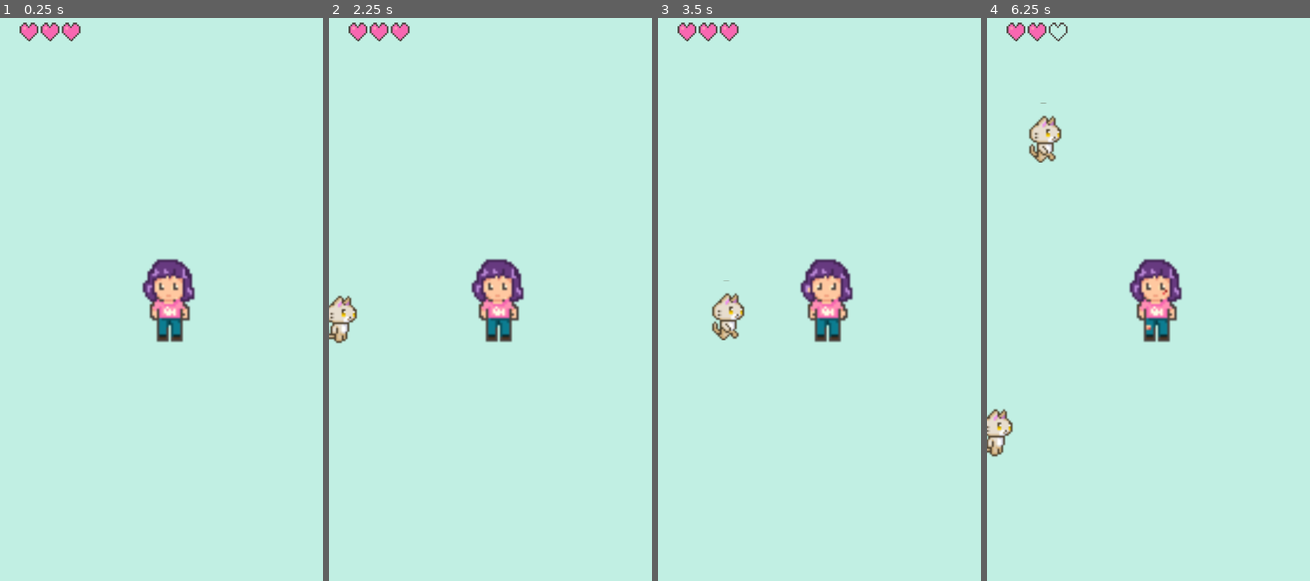
Above: before the commit, frames 1-4 (left to right).
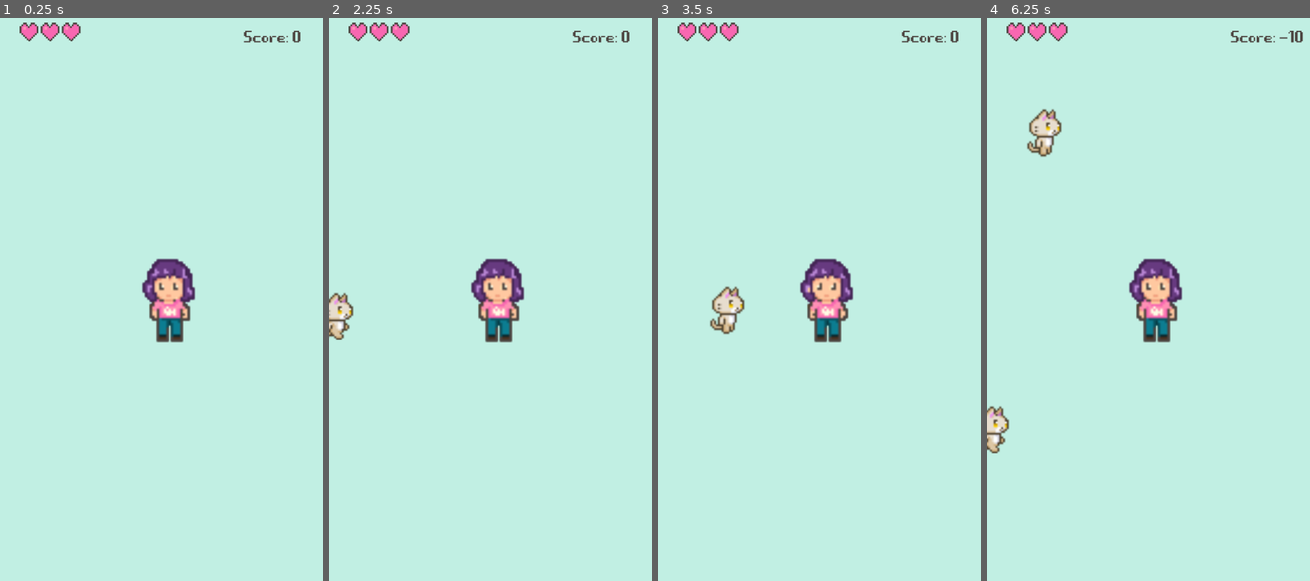
Above: after the commit, the same moments.

Repository: melissahuertadev/gatacos-game
Game: Godot game, scene res://scenes/Main.tscn
The game is run twice, just before and just after one commit, with the same random seed, the same clock (stepped at 60 frames per second) and the same inputs.
Inputs (mouse positions are in pixels of both pictures, inside the frame that each line leads up to):
- Up to frame 1 (0.25 s): no input
- Up to frame 2 (2.25 s): tap Enter at 0.5, 2 s; move the mouse to (571, 271) at 0.52 s; click (571, 271) at 0.67 s; tap Space at 1.25 s; move the mouse to (429, 333) at 1.27 s; click (429, 333) at 1.42 s; move the mouse to (532, 170) at 2.02 s; click (532, 170) at 2.17 s
- Up to frame 3 (3.5 s): move the mouse to (809, 423) at 2.77 s; click (809, 423) at 2.92 s
- Up to frame 4 (6.25 s): move the mouse to (1258, 395) at 3.52 s; click (1258, 395) at 3.67 s; move the mouse to (1054, 215) at 4.27 s; click (1054, 215) at 4.42 s; move the mouse to (1171, 305) at 5.02 s; click (1171, 305) at 5.17 s; move the mouse to (1106, 153) at 5.77 s; click (1106, 153) at 5.92 s

The runs differ from the first frame. In frame 1, 0.4% of the frame differs, in the area x 44-94%, y 2-58%; in frame 2, 0.9%; in frame 3, 1.1%; in frame 4, 1.7%, in the area x 0-98%, y 1-79%.

Commit message:
✅ Que el boss se mueva desde un borde aleatorio. ✅ Que tenga animaciones. ✅ Que desaparezca al tocar al player y le quite una vida. ✅ Que solo aparezca cuando llegas a 100 puntos...

Diff:
--- a/project.godot
+++ b/project.godot
@@ -17,7 +17,7 @@
 
 [autoload]
 
-GameManager="*res://scripts/GameManager.gd"
+GameManager="*res://scenes/GameManager.tscn"
 
 [display]
 
--- /dev/null
+++ b/scenes/GameManager.tscn
@@ -0,0 +1,8 @@
+[gd_scene load_steps=3 format=3 uid="uid://bc7yjjjbhkcy1"]
+
+[ext_resource type="Script" uid="uid://x4d7j7qhmn4k" path="res://scripts/GameManager.gd" id="1_34tde"]
+[ext_resource type="PackedScene" uid="uid://bm8fmo2nny8ly" path="res://scenes/enemies/BossEnemy.tscn" id="2_qppyr"]
+
+[node name="GameManager" type="Node2D"]
+script = ExtResource("1_34tde")
+boss_scene = ExtResource("2_qppyr")
--- a/scenes/Main.tscn
+++ b/scenes/Main.tscn
@@ -1,15 +1,32 @@
-[gd_scene load_steps=6 format=3 uid="uid://dau4hsak6vsv"]
+[gd_scene load_steps=10 format=3 uid="uid://dau4hsak6vsv"]
 
 [ext_resource type="Script" uid="uid://cfaqekgvlgru4" path="res://scripts/Main.gd" id="1_rvslj"]
 [ext_resource type="PackedScene" uid="uid://b1ald783aym4l" path="res://scenes/Player.tscn" id="2_0bbpv"]
 [ext_resource type="Texture2D" uid="uid://bxrgwt5vx0qp8" path="res://assets/lives/heart_full.png" id="3_0bbpv"]
+[ext_resource type="PackedScene" uid="uid://bc7yjjjbhkcy1" path="res://scenes/GameManager.tscn" id="3_nxtc6"]
 [ext_resource type="Script" uid="uid://vn4xgx7u0281" path="res://scripts/UIManager.gd" id="3_rarhs"]
 [ext_resource type="Texture2D" uid="uid://c4mg6745puosb" path="res://assets/lives/heart_empty.png" id="5_vcsgt"]
+[ext_resource type="FontFile" uid="uid://b463klon7e8k5" path="res://assets/fonts/game_over.ttf" id="6_c01mt"]
+
+[sub_resource type="LabelSettings" id="LabelSettings_vcsgt"]
+line_spacing = 2.0
+font = ExtResource("6_c01mt")
+font_size = 400
+font_color = Color(0.776471, 0.0862745, 0.411765, 1)
+outline_size = 20
+
+[sub_resource type="LabelSettings" id="LabelSettings_c01mt"]
+line_spacing = 1.0
+font = ExtResource("6_c01mt")
+font_size = 88
+font_color = Color(0.298039, 0.266667, 0.25098, 1)
 
 [node name="Main" type="Node2D"]
 script = ExtResource("1_rvslj")
 
 [node name="Player" parent="." instance=ExtResource("2_0bbpv")]
+
+[node name="GameManager" parent="." instance=ExtResource("3_nxtc6")]
 
 [node name="EnemySpawnTimer" type="Timer" parent="."]
 wait_time = 2.0
@@ -39,4 +56,32 @@
 layout_mode = 2
 stretch_mode = 2
 
+[node name="GameOverLabel" type="Label" parent="UI"]
+visible = false
+anchors_preset = 15
+anchor_right = 1.0
+anchor_bottom = 1.0
+offset_top = -20.0
+offset_bottom = -20.0
+grow_horizontal = 2
+grow_vertical = 2
+text = "GAME
+OVER"
+label_settings = SubResource("LabelSettings_vcsgt")
+horizontal_alignment = 1
+vertical_alignment = 1
+
+[node name="ScoreLabel" type="Label" parent="UI"]
+anchors_preset = 15
+anchor_right = 1.0
+anchor_bottom = 1.0
+offset_left = 518.0
+offset_top = 42.0
+offset_right = -42.0
+offset_bottom = -1173.0
+grow_horizontal = 2
+grow_vertical = 2
+text = "Score: 0"
+label_settings = SubResource("LabelSettings_c01mt")
+
 [connection signal="timeout" from="EnemySpawnTimer" to="." method="_on_enemy_spawn_timer_timeout"]
--- /dev/null
+++ b/scenes/enemies/BossEnemy.tscn
@@ -0,0 +1,160 @@
+[gd_scene load_steps=21 format=3 uid="uid://bm8fmo2nny8ly"]
+
+[ext_resource type="Script" uid="uid://djbgosysebqmv" path="res://scripts/BossEnemy.gd" id="1_6g7ay"]
+[ext_resource type="Texture2D" uid="uid://co0xdahbbktxq" path="res://assets/characters/cats/pipo-nekonin027.png" id="2_4euck"]
+[ext_resource type="Texture2D" uid="uid://cqrf64bjkyxa7" path="res://assets/characters/cats/pipo-nekonin001.png" id="3_6ic8t"]
+
+[sub_resource type="AtlasTexture" id="AtlasTexture_tbicw"]
+atlas = ExtResource("2_4euck")
+region = Rect2(0, 99, 32, 29)
+
+[sub_resource type="AtlasTexture" id="AtlasTexture_2i4aa"]
+atlas = ExtResource("2_4euck")
+region = Rect2(32, 99, 32, 29)
+
+[sub_resource type="AtlasTexture" id="AtlasTexture_enisx"]
+atlas = ExtResource("2_4euck")
+region = Rect2(64, 99, 32, 29)
+
+[sub_resource type="AtlasTexture" id="AtlasTexture_1x41e"]
+atlas = ExtResource("2_4euck")
+region = Rect2(0, 67, 32, 29)
+
+[sub_resource type="AtlasTexture" id="AtlasTexture_1e56d"]
+atlas = ExtResource("2_4euck")
+region = Rect2(32, 67, 32, 29)
+
+[sub_resource type="AtlasTexture" id="AtlasTexture_qtybv"]
+atlas = ExtResource("2_4euck")
+region = Rect2(64, 67, 32, 29)
+
+[sub_resource type="AtlasTexture" id="AtlasTexture_c0244"]
+atlas = ExtResource("2_4euck")
+region = Rect2(0, 35, 32, 29)
+
+[sub_resource type="AtlasTexture" id="AtlasTexture_yccs1"]
+atlas = ExtResource("2_4euck")
+region = Rect2(32, 35, 32, 29)
+
+[sub_resource type="AtlasTexture" id="AtlasTexture_jgou7"]
+atlas = ExtResource("2_4euck")
+region = Rect2(64, 35, 32, 29)
+
+[sub_resource type="AtlasTexture" id="AtlasTexture_6g7ay"]
+atlas = ExtResource("2_4euck")
+region = Rect2(0, 3, 32, 29)
+
+[sub_resource type="AtlasTexture" id="AtlasTexture_4euck"]
+atlas = ExtResource("2_4euck")
+region = Rect2(32, 3, 32, 29)
+
+[sub_resource type="AtlasTexture" id="AtlasTexture_6ic8t"]
+atlas = ExtResource("2_4euck")
+region = Rect2(64, 3, 32, 29)
+
+[sub_resource type="AtlasTexture" id="AtlasTexture_mpr68"]
+atlas = ExtResource("3_6ic8t")
+region = Rect2(34, 69, 28, 27)
+
+[sub_resource type="AtlasTexture" id="AtlasTexture_55jtl"]
+atlas = ExtResource("3_6ic8t")
+region = Rect2(4, 69, 28, 27)
+
+[sub_resource type="AtlasTexture" id="AtlasTexture_ft8do"]
+atlas = ExtResource("3_6ic8t")
+region = Rect2(64, 69, 28, 27)
+
+[sub_resource type="SpriteFrames" id="SpriteFrames_it62q"]
+animations = [{
+"frames": [{
+"duration": 1.0,
+"texture": SubResource("AtlasTexture_tbicw")
+}, {
+"duration": 1.0,
+"texture": SubResource("AtlasTexture_2i4aa")
+}, {
+"duration": 1.0,
+"texture": SubResource("AtlasTexture_enisx")
+}],
+"loop": true,
+"name": &"boss_enemy_bottom",
+"speed": 4.0
+}, {
+"frames": [{
+"duration": 1.0,
+"texture": SubResource("AtlasTexture_1x41e")
+}, {
+"duration": 1.0,
+"texture": SubResource("AtlasTexture_1e56d")
+}, {
+"duration": 1.0,
+"texture": SubResource("AtlasTexture_qtybv")
+}],
+"loop": true,
+"name": &"boss_enemy_left",
+"speed": 4.0
+}, {
+"frames": [{
+"duration": 1.0,
+"texture": SubResource("AtlasTexture_c0244")
+}, {
+"duration": 1.0,
+"texture": SubResource("AtlasTexture_yccs1")
+}, {
+"duration": 1.0,
+"texture": SubResource("AtlasTexture_jgou7")
+}],
+"loop": true,
+"name": &"boss_enemy_right",
+"speed": 4.0
+}, {
+"frames": [{
+"duration": 1.0,
+"texture": SubResource("AtlasTexture_6g7ay")
+}, {
+"duration": 1.0,
+"texture": SubResource("AtlasTexture_4euck")
+}, {
+"duration": 1.0,
+"texture": SubResource("AtlasTexture_6ic8t")
+}],
+"loop": true,
+"name": &"boss_enemy_top",
+"speed": 4.0
+}, {
+"frames": [{
+"duration": 1.0,
+"texture": SubResource("AtlasTexture_mpr68")
+}, {
+"duration": 1.0,
+"texture": SubResource("AtlasTexture_55jtl")
+}, {
+"duration": 1.0,
+"texture": SubResource("AtlasTexture_ft8do")
+}],
+"loop": true,
+"name": &"enemie_left",
+"speed": 4.0
+}]
+
+[sub_resource type="RectangleShape2D" id="RectangleShape2D_3gvst"]
+size = Vector2(93, 110)
+
+[node name="BossEnemy" type="Area2D"]
+script = ExtResource("1_6g7ay")
+direction_from = null
+health = null
+speed = null
+direction = null
+
+[node name="AnimatedSprite2D" type="AnimatedSprite2D" parent="."]
+scale = Vector2(4, 4)
+sprite_frames = SubResource("SpriteFrames_it62q")
+animation = &"boss_enemy_top"
+frame_progress = 0.152897
+
+[node name="CollisionShape2D" type="CollisionShape2D" parent="."]
+position = Vector2(-9.5, 4)
+shape = SubResource("RectangleShape2D_3gvst")
+
+[connection signal="area_entered" from="." to="." method="_on_area_entered"]
--- a/scenes/Enemy.tscn
+++ b/scenes/enemies/Enemy.tscn
@@ -3,33 +3,33 @@
 [ext_resource type="Texture2D" uid="uid://cqrf64bjkyxa7" path="res://assets/characters/cats/pipo-nekonin001.png" id="1_05ci2"]
 [ext_resource type="Script" uid="uid://b1424mup2233j" path="res://scripts/Enemy.gd" id="1_55jtl"]
 
-[sub_resource type="AtlasTexture" id="AtlasTexture_yvfbp"]
+[sub_resource type="AtlasTexture" id="AtlasTexture_mpr68"]
 atlas = ExtResource("1_05ci2")
-region = Rect2(0, 64, 32, 32)
+region = Rect2(34, 69, 28, 27)
 
-[sub_resource type="AtlasTexture" id="AtlasTexture_qtqmw"]
+[sub_resource type="AtlasTexture" id="AtlasTexture_55jtl"]
 atlas = ExtResource("1_05ci2")
-region = Rect2(32, 64, 32, 32)
+region = Rect2(4, 69, 28, 27)
 
-[sub_resource type="AtlasTexture" id="AtlasTexture_dffpx"]
+[sub_resource type="AtlasTexture" id="AtlasTexture_ft8do"]
 atlas = ExtResource("1_05ci2")
-region = Rect2(64, 64, 32, 32)
+region = Rect2(64, 69, 28, 27)
 
 [sub_resource type="SpriteFrames" id="SpriteFrames_it62q"]
 animations = [{
 "frames": [{
 "duration": 1.0,
-"texture": SubResource("AtlasTexture_yvfbp")
+"texture": SubResource("AtlasTexture_mpr68")
 }, {
 "duration": 1.0,
-"texture": SubResource("AtlasTexture_qtqmw")
+"texture": SubResource("AtlasTexture_55jtl")
 }, {
 "duration": 1.0,
-"texture": SubResource("AtlasTexture_dffpx")
+"texture": SubResource("AtlasTexture_ft8do")
 }],
 "loop": true,
 "name": &"left-enemie",
-"speed": 8.0
+"speed": 4.0
 }]
 
 [sub_resource type="RectangleShape2D" id="RectangleShape2D_3gvst"]
@@ -43,8 +43,7 @@
 sprite_frames = SubResource("SpriteFrames_it62q")
 animation = &"left-enemie"
 autoplay = "left-enemie"
-frame = 2
-frame_progress = 1.0
+frame_progress = 0.177916
 
 [node name="CollisionShape2D" type="CollisionShape2D" parent="."]
 position = Vector2(-1.5, 12)
--- /dev/null
+++ b/scripts/BossEnemy.gd
@@ -0,0 +1,60 @@
+extends Area2D
+
+@onready var sprite: AnimatedSprite2D = $AnimatedSprite2D
+@export var direction_from := "left" # Puede ser: "left", "right", "top", "bottom"
+@export var health: int = 5
+@export var speed: float = 80.0
+@export var direction: Vector2 = Vector2.ZERO
+
+var target: Node2D = null
+
+func _ready():
+	# print("🟣 sprite es:", sprite)
+	set_process(true)
+
+func _process(delta):
+	if target:
+		var direction = (target.global_position - global_position).normalized()
+		global_position += direction * speed * delta
+#	else:
+#		print("❌ target es null")
+
+func _input_event(viewport, event, shape_idx):
+	if event is InputEventMouseButton and event.pressed:
+		health -= 1
+		if health <= 0:
+			GameManager.add_points(100)
+			queue_free()
+
+func set_target(t: Node2D):
+	target = t
+	# print("✅ Boss target asignado: ", target)
+
+func set_spawn_direction(side: String):
+	# print('Boss viene desde:', side)
+	var screen_size = get_viewport_rect().size
+	var random_pos = 0.0
+
+	match side:
+		"left":
+			random_pos = randf_range(0, screen_size.y)
+			position = Vector2(-50, random_pos)
+			sprite.play("boss_enemy_left")
+		"right":
+			random_pos = randf_range(0, screen_size.y)
+			position = Vector2(screen_size.x + 50, random_pos)
+			sprite.play("boss_enemiyright")
+		"top":
+			random_pos = randf_range(0, screen_size.x)
+			position = Vector2(random_pos, -50)
+			sprite.play("boss_enemy_top")
+		"bottom":
+			random_pos = randf_range(0, screen_size.x)
+			position = Vector2(random_pos, screen_size.y + 50)
+			sprite.play("boss_enemy_bottom")
+
+
+func _on_area_entered(area: Area2D) -> void:
+	if area.name == "Player":
+		GameManager.reduce_life(1)
+		queue_free()
--- a/scripts/Enemy.gd
+++ b/scripts/Enemy.gd
@@ -1,10 +1,16 @@
 extends Area2D
 
-@export var speed = 100.0
+@export var base_speed: float = 100.0
+@export var speed: float =	base_speed
+@export var points: int = 50
+@export var enemy_type: int = 1 # 1: puntos, 2: quita vida
+@export var damage: int = 0 # 0: puntos, 1: vidas
+
 var direction = Vector2.ZERO
 var player_position = Vector2.ZERO
 
 func _ready():
+	update_speed()
 	 # Calcular dirección hacia el jugador, que está en el centro
 	player_position = get_viewport_rect().size / 2
 	direction = (player_position - position).normalized()
@@ -13,6 +19,9 @@
 	connect("area_entered", Callable(self, "_on_area_entered"))
 
 func _process(delta):
+	if GameManager.is_game_over:
+		return  # Detener movimiento
+
 	position += direction * speed * delta
 	# Si en el futuro se mueve:
 	# var player = get_tree().get_root().get_node("Main/Player")
@@ -21,7 +30,21 @@
 	#	position += dir * speed * delta
 
 func _on_area_entered(area):
-	if area.name == "Player":
-		print("El enemigo tocó al jugador")
-		queue_free() # el enemigo desaparece
-		area.take_damage() # el jugador recibe daño (ver paso siguiente)
+	# Enemigo colisiona con el jugador
+	if enemy_type == 1:
+		GameManager.add_points(-5)
+	elif enemy_type == 2:
+		GameManager.reduce_life()
+	queue_free() # el enemigo desaparece
+	#if area.name == "Player":
+	#	queue_free() # el enemigo desaparece
+	#	area.take_damage() # el jugador recibe daño (ver paso siguiente)
+
+func _input_event(viewport, event, shape_idx):
+	if event is InputEventMouseButton and event.pressed:
+		GameManager.add_points(points)
+		queue_free() # Enemigo destruido
+
+func update_speed():
+	var bonus = GameManager.score / 100 * 20 # Cada 100 puntos +20 de velocidad
+	speed = base_speed + bonus
--- a/scripts/GameManager.gd
+++ b/scripts/GameManager.gd
@@ -1,4 +1,12 @@
+# Guarda vidas, puntaje
+# Decide cuándo hay game_over
+# Informa si se debe spawnear el boss
+# Persiste (por ser singleton/autoload)
+
 extends Node
+
+@export var boss_scene: PackedScene
+var player: Node2D = null
 
 signal game_over
 signal lives_changed
@@ -6,15 +14,43 @@
 
 var lives := 3
 var score := 0
+var is_game_over := false
+var boss_spawned = false
 
-func reduce_life():
-	print(".... REDUCING LIFE")
-	lives -= 1
+func set_player(p):
+	player = p
+
+func reduce_life(amount: int = 1):
+	lives -= amount
+	print("❤️ Vidas restantes:", lives)
 	emit_signal("lives_changed", lives)
 
-	if lives <= 0:
+	if lives <= 0 and not is_game_over:
+		is_game_over = true
 		emit_signal("game_over")
 
-func add_score(points: int):
-	score += points
+func add_points(amount: int):
+	if is_game_over:
+		return
+
+	score += amount
 	emit_signal("score_changed", score)
+
+	if score >= 100 and not boss_spawned:
+		spawn_boss()
+		boss_spawned = true
+
+func spawn_boss():
+	if boss_scene:
+		var boss_instance = boss_scene.instantiate()
+		get_tree().current_scene.add_child(boss_instance)
+
+		if player:
+			boss_instance.set_target(player)
+			var directions = ["left", "right", "top", "bottom"]
+			var random_direction = directions[randi() % directions.size()]
+			print("direction: ", random_direction)
+			boss_instance.set_spawn_direction(random_direction) # 👈🏻 luego llama el método
+
+		else:
+			print("❌ Player no asignado en GameManager")
--- a/scripts/Main.gd
+++ b/scripts/Main.gd
@@ -1,9 +1,28 @@
+# Instancia cosas en pantalla
+# Conecta timers
+# Le dice al GameManager quién es el jugador
+# Se reinicia cuando cambias de escena
+
 extends Node2D
 
-@onready var enemy_scene = preload("res://scenes/Enemy.tscn")
+@onready var enemy_scene = preload("res://scenes/enemies/Enemy.tscn")
+@onready var game_manager = $GameManager
+
+var player_scene = preload("res://scenes/Player.tscn")
+var player_instance
+
+func _ready():
+	player_instance = player_scene.instantiate()
+	player_instance.name = "Player"
+	add_child(player_instance)
+
+	GameManager.set_player(player_instance)
 
 func _on_enemy_spawn_timer_timeout() -> void:
+	if GameManager.is_game_over:
+		return
+
 	var enemy = enemy_scene.instantiate()
 	enemy.position = Vector2(0, randf_range(0, get_viewport_rect().size.y))
 	add_child(enemy)
-	print("Enemy created")
+	# print("Enemy created")
--- a/scripts/Player.gd
+++ b/scripts/Player.gd
@@ -14,17 +14,14 @@
 
 func take_damage():
 	if current_lives <= 0:
-		game_over()
 		return
 
 	current_lives -=1
-	print("¡Auu! Vida restante:", current_lives)
 	update_animation()
 	emit_signal("player_hit", current_lives)
 	GameManager.reduce_life()
 
 func update_animation():
-	print("update_animation")
 	match current_lives:
 		3:
 			animated_sprites.play("idle")
@@ -34,6 +31,3 @@
 			animated_sprites.play("hurt2")
 		0:
 			animated_sprites.play("dead")
-
-func game_over():
-	print("game over!")
--- a/scripts/UIManager.gd
+++ b/scripts/UIManager.gd
@@ -1,12 +1,14 @@
 extends CanvasLayer
 
 @onready var hearts = [$HP/Heart1, $HP/Heart2, $HP/Heart3]
+@onready var score_label = $ScoreLabel
+
 @export var full_heart_texture: Texture2D
 @export var empty_heart_texture: Texture2D
 
 func _ready():
-	print(">> UI ready ")
 	GameManager.connect("lives_changed", self._on_lives_changed)
+	GameManager.connect("score_changed", _on_score_changed)
 	_on_lives_changed(GameManager.lives) # Llama manualmente a la función _on_lives_changed() una sola vez al iniciar.
 
 func _on_lives_changed(current_lives):
@@ -15,4 +17,13 @@
 			hearts[i].texture = full_heart_texture
 		else :
 			hearts[i].texture = empty_heart_texture
-	print(">> _on_lives_changed")
+	if current_lives <= 0:
+		show_game_over()
+
+func show_game_over():
+	$GameOverLabel.visible = true
+	GameManager.is_game_over = true
+
+func  _on_score_changed(new_score):
+	score_label.text = "Score: %s" % new_score
+	print(new_score)
Binary file added: assets/fonts/game_over.ttf
Not shown, added: assets/fonts/game_over.ttf.import
Not shown, added: scripts/BossEnemy.gd.uid
